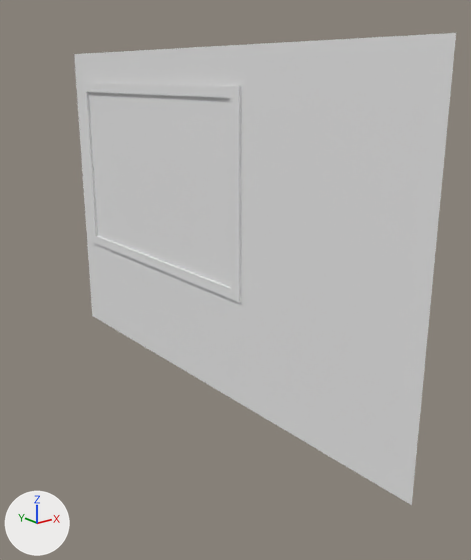
Two versions of the FBX model Assets/Resources/Prefabs/Wall.fbx, one commit apart.
The view is the same before and after, from a 50 mm lens placed at (-1.4, -1.94, 0.55), pointed at (0.02, -0.15, -0.17). Lighting does not change. The marker at lower left points along +X, +Y and +Z.

The first picture shows 'Glass', 'Wall', 'Window'.
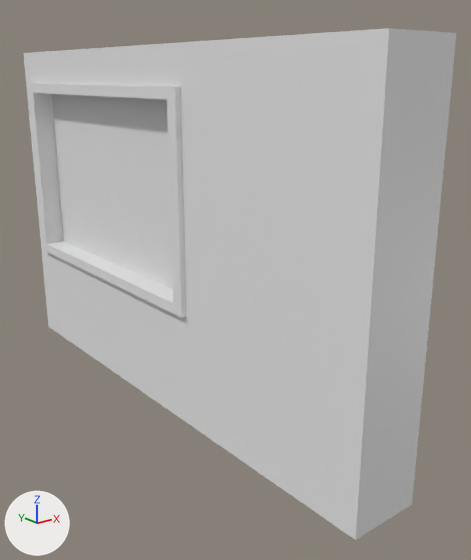
Changed parts and their boxes [x1, y1, x2, y2] in the pictures (471 x 560 px):
'Wall', reshaped, rescaled, turned
    before: [74, 33, 456, 505]
    after: [24, 28, 456, 540]
'Glass', reshaped, moved, rescaled, turned
    before: [89, 92, 231, 287]
    after: [52, 94, 173, 289]
'Window', reshaped
    before: [81, 83, 241, 302]
    after: [28, 83, 186, 318]

What changed in the scene script:
```text
Change me_plane:
    used by ob_wall; location = (0.0, 0.0, 0.0); rotation_euler = (0.0, 1.571, 0.0), in degrees (0, 90, 0)
    remove me_plane.from_pydata(...)  # 16 vertices, 9 faces; spans x -0.64..0.64, y -1.0..1.0, z 0.0
    remove me_plane.materials.append(mat_default)  # white #e7e7e7
    add me_plane.from_pydata(...)  # 32 vertices, 34 faces; spans x -12.72..0.21, y -1.0..1.0, z -1.0..1.0
    me_plane part 2: the whole mesh is rebuilt
Change me_cube_001:
    where me_cube_001.from_pydata(...)  # 40 vertices, 48 faces; spans x -0.015..0.09, y -0.217..0.928, z -0.372..0.373
    used by ob_window; location = (0.005, 0.0, 0.141)
    me_cube_001 part 3: all 16 vertices in x -0.015, y -0.217..0.928, z -0.372..0.373 are moved by (-0.249, 0.0, 0.0)
Change me_plane_001:
    where me_plane_001.from_pydata(...)  # 4 vertices, 1 face; spans x -0.342..0.34, y -0.186..0.903, z 0.0
    used by ob_glass; location = (0.0, 0.0, 0.144); rotation_euler = (0.0, 1.571, 0.0), in degrees (0, 90, 0)
    verts and faces of me_plane_001; kept vertices keep their numbers, new ones are numbered from 4
    before: 0 (-0.342, -0.186, 0.0), 1 (0.34, -0.186, 0.0), 2 (-0.342, 0.903, 0.0), 3 (0.34, 0.903, 0.0)
    remove me_plane_001.materials.append(mat_default)  # white #e7e7e7
    me_plane_001 part 1
    add delete_vertices([*range(0, 4)])  # with the faces that use them
    add verts[4] = (-1.0, -1.0, -1.0)
    add verts[5] = (-1.0, -1.0, 1.0)
    add verts[6] = (-1.0, 1.0, -1.0)
    add verts[7] = (-1.0, 1.0, 1.0)
    add for new, old in zip([*range(8, 12)], [*range(4, 8)]): verts[new] = verts[old] + (2.0, 0.0, 0.0)
    add faces += [(4, 5, 7, 6), (6, 7, 11, 10), (8, 10, 11, 9), (4, 8, 9, 5), (4, 6, 10, 8), (5, 9, 11, 7)]
Change ob_wall:
    ob_wall.rotation_euler: (0.0, 1.571, 0.0) -> (0.0, 0.0, 0.0)  # degrees (0, 90, 0) -> degrees (0, 0, 0)
    ob_wall.scale: (1.0, 1.0, 1.0) -> (0.0188, 0.998, 0.64)
Change ob_glass:
    ob_glass.rotation_euler: (0.0, 1.571, 0.0) -> (0.0, 0.0, 0.0)  # degrees (0, 90, 0) -> degrees (0, 0, 0)
    ob_glass.location: (0.0, 0.0, 0.144) -> (-0.119, 0.357, 0.145)
    ob_glass.scale: (1.0, 1.0, 1.0) -> (0.0581, 0.538, 0.351)
```
